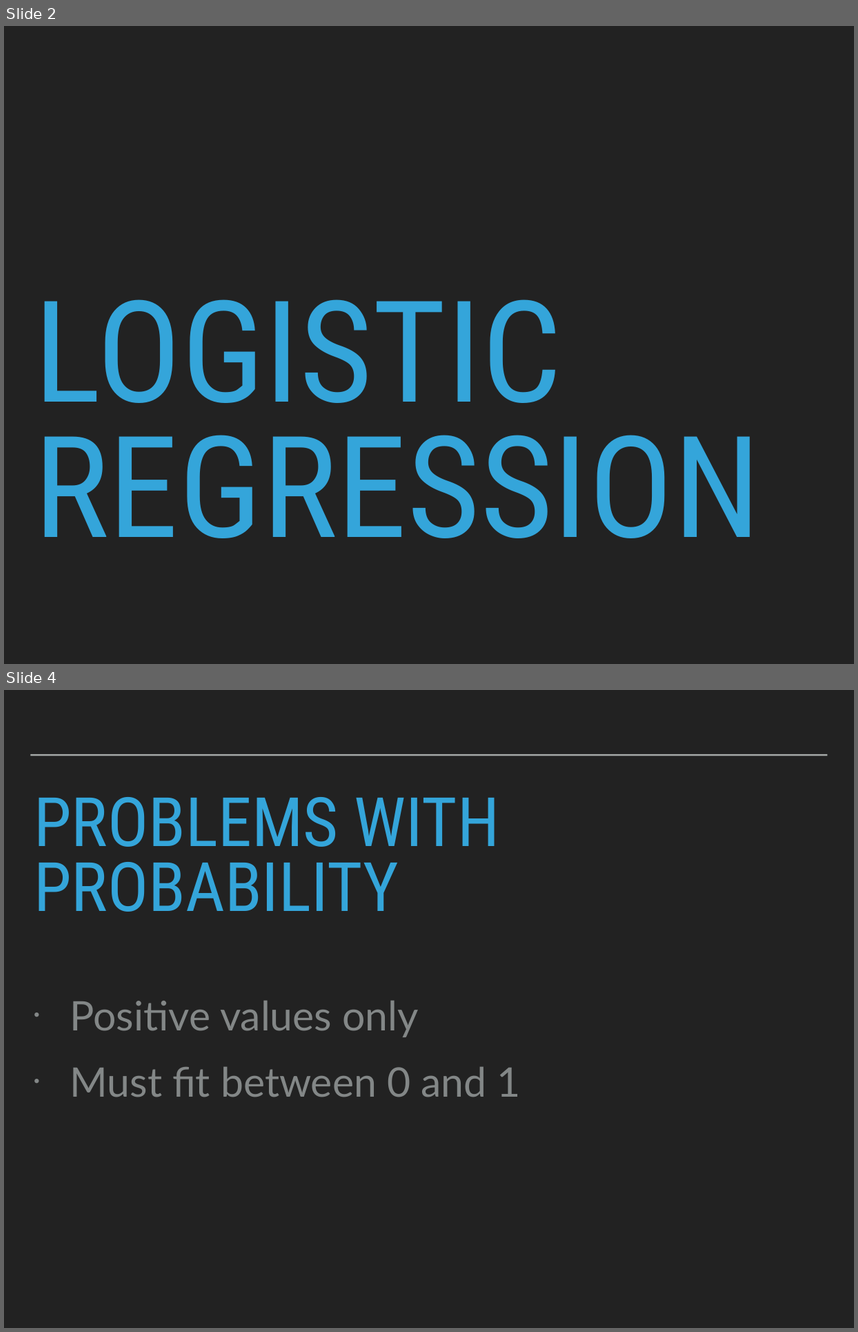
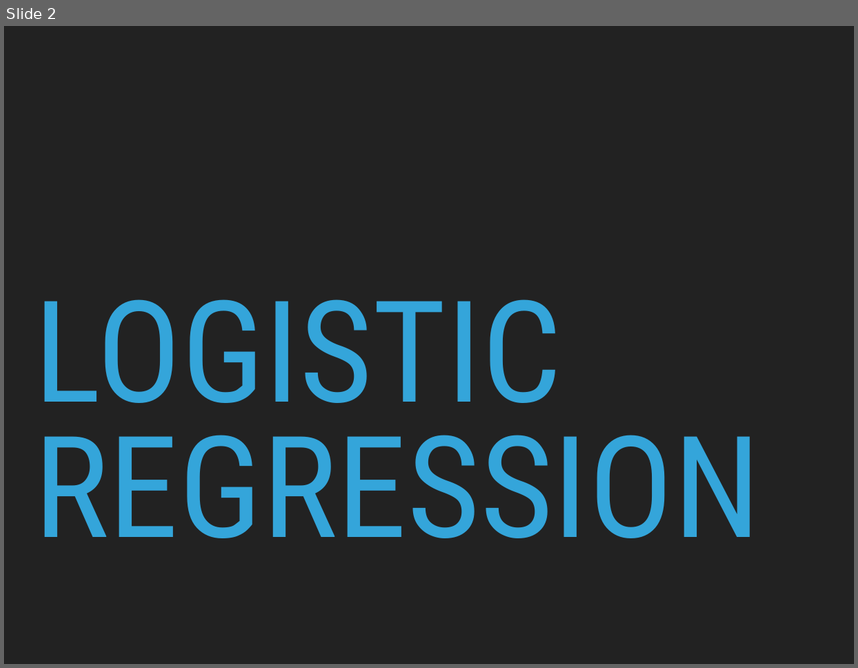
Before and after one commit to patricks1/noble-machine-learning, a slide deck: Session4/Session4_Slides.pptx. Shown one above the other, each under a label of ours: slides 2 and 4 before the commit, slide 2 after it; the slides between them are not shown. The pictures are 858x1332 and 858x668 pixels, drawn with LibreOffice and Linux fonts; fonts in the diff are those of the drawing. Boxes give left, top, right and bottom in pixels: in the first picture for what was removed or moved away, otherwise in the second. Text is boxed around its words. In the diff, an @@ line names an element or a change of style, - is before the commit and + after.

```diff
--- a/Session4/Session4_Slides.pptx
+++ b/Session4/Session4_Slides.pptx
@@ slide 4 removed at <box>4,690,854,1328</box>, background #222222 @@
@@ line removed from (30, 755) to (828, 755) @@
@@ title removed at <box>34,797,499,911</box> @@
-PROBLEMS WITH PROBABILITY
@@ text removed at <box>70,1000,521,1097</box> @@
-• Positive values only
-• Must fit between 0 and 1
```
Also in this commit, not shown: 2 slides changed, 8 slides added, 11 other slides removed, 2 other files.
